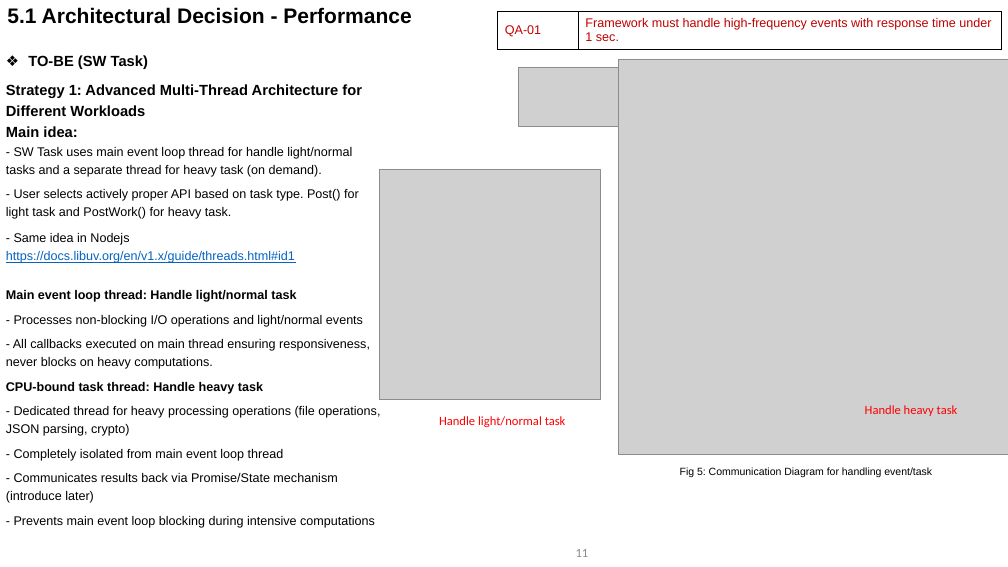
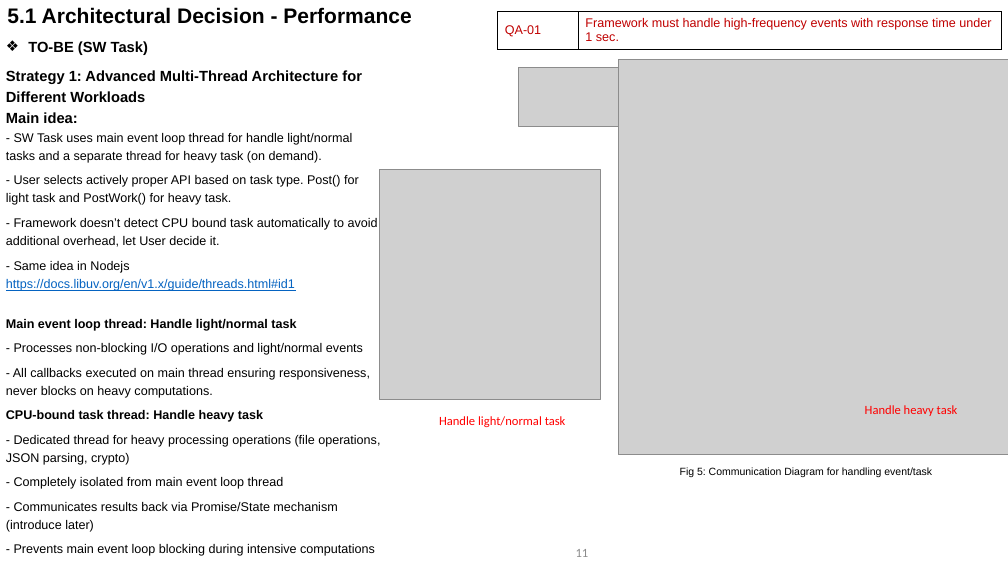
Before and after one commit to taikt/sw_task, a slide deck: slide 11 of doc/2025_SW_Task_Event_Loop_tai2.tran_v1.5.pptx. Drawn at 1008x567 pixels with LibreOffice and Linux fonts; fonts in the diff are those of the drawing; grey boxes stand for pictures. Boxes give left, top, right and bottom in pixels: in the first picture for what was removed or moved away, otherwise in the second. Text is boxed around its words. In the diff, an @@ line names an element or a change of style, - is before the commit and + after.

```diff
--- a/doc/2025_SW_Task_Event_Loop_tai2.tran_v1.5.pptx
+++ b/doc/2025_SW_Task_Event_Loop_tai2.tran_v1.5.pptx
@@ text "TO-BE (SW Task)" moved from (x1=6, y1=55, x2=380, y2=528) to (x1=6, y1=41, x2=380, y2=556) @@
@@ text at (x1=6, y1=218, x2=378, y2=247): paragraph added @@
+- Framework doesn’t detect CPU bound task automatically to avoid additional overhead, let User decide it.
```
Also in this commit, not shown: 40 other slides changed, 1 slide removed.
